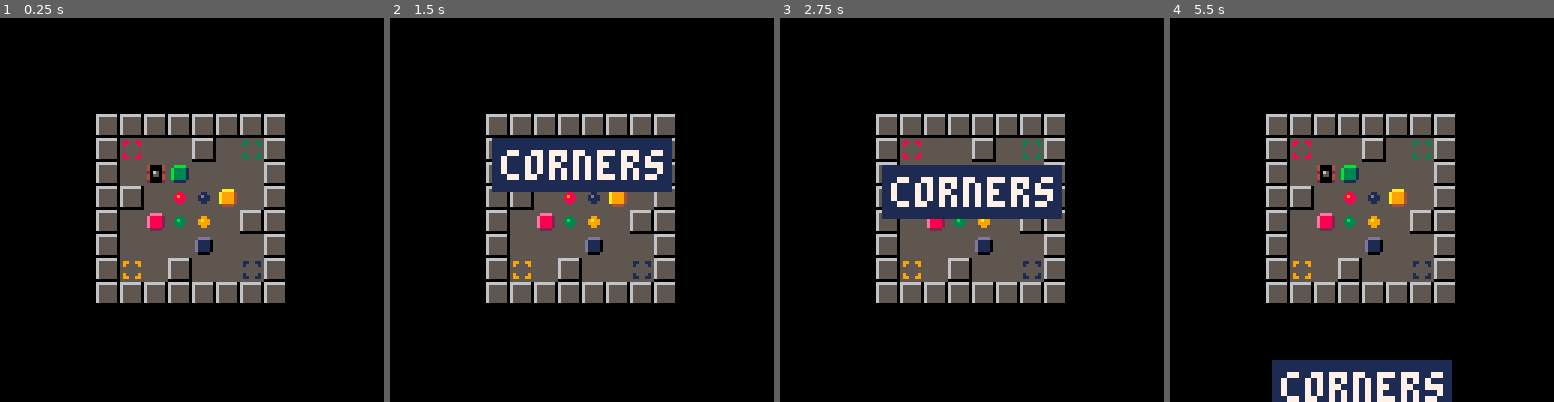
Above: before the commit, frames 1-4 (left to right).
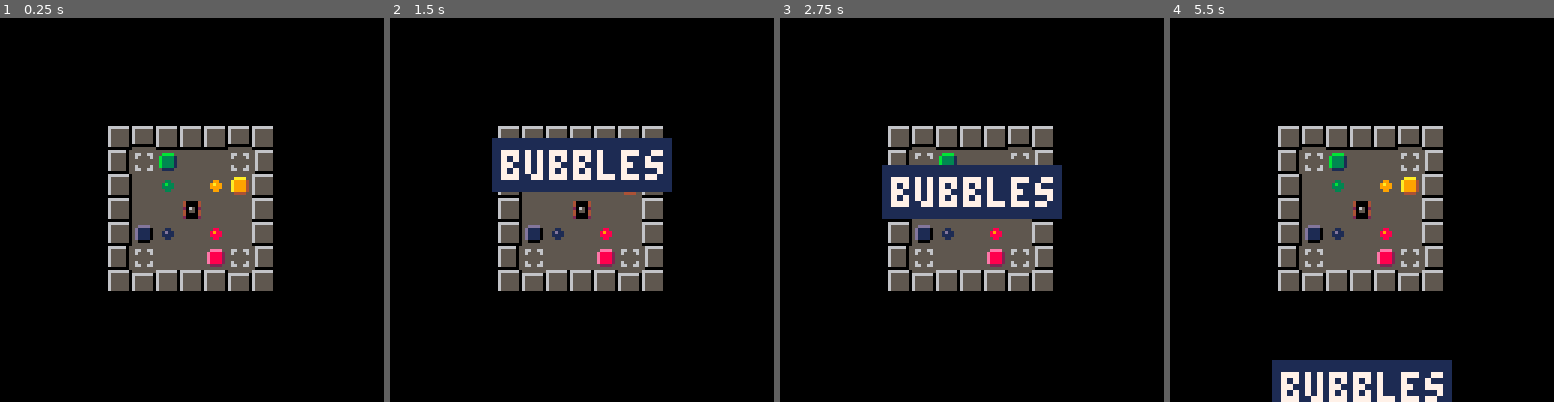
Above: after the commit, the same moments.

Repository: erwinbonsma/SokoBubbleP8
Game: PICO-8 cartridge sokububble.p8
The game is run twice, just before and just after one commit, with the same random seed, the same clock (stepped at 60 frames per second) and the same inputs.
Inputs:
- Up to frame 1 (0.25 s): no input
- Up to frame 2 (1.5 s): tap X (X key) at 1.07 s
- Up to frame 3 (2.75 s): hold Left 1.97-2.37 s; tap X (X key) at 2.07, 2.4, 2.73 s; hold Down from 2.42 s (still down)
- Up to frame 4 (5.5 s): release Down at 2.82 s; hold Right 2.87-3.53 s; tap X (X key) every 0.33 s from 3.07 to 5.4 s; hold Up 3.58-4.08 s; hold Right 4.13-4.53 s; hold Down 4.58-5.08 s; hold Left from 5.13 s (still down)

The runs differ from the first frame. In frame 1, 13% of the frame differs, in the area x 25-75%, y 25-75%; in frame 2, 11%; in frame 3, 11%; in frame 4, 14%, in the area x 25-75%, y 25-100%.

Commit message:
Add continuous wall sprites

Diff:
--- a/sokububble.p8
+++ b/sokububble.p8
@@ -7,23 +7,23 @@
  ini_bubble=0
 },{
  name="targets",
- mapdef={27,0,7,7},
+ mapdef={16,0,7,7},
  ini_bubble=0
 },{
  name="remove",
+ mapdef={0,8,8,8},
+ ini_bubble=0
+},{
+ name="hidden",
  mapdef={0,0,8,8},
  ini_bubble=0
 },{
- name="hidden",
- mapdef={7,0,8,8},
- ini_bubble=0
-},{
  name="corners",
- mapdef={14,0,8,8},
+ mapdef={8,0,8,8},
  ini_bubble=0
 },{
  name="tiny",
- mapdef={33,0,7,7},
+ mapdef={34,0,7,7},
  ini_bubble=0
 }}
 
@@ -632,9 +632,10 @@
 
 function level:wall_size(x,y)
  local si=self:_sprite(x,y)
- if si==48 then
+ local row=si\16
+ if row==3 then
   return 8
- elseif si>=49 and si<=53 then
+ elseif row==2 and si>36 then
   return 6
  else
   return 0
@@ -802,7 +803,7 @@
 end
 
 function _init()
- start_level(5)
+ start_level(1)
 end
 
 function _draw()
@@ -845,22 +846,22 @@
 04111140021111200411114001111120011111400000000000000000000000000000000000000000000000000000000000000000000000000000000000000000
 02111120041111400411114000111400001142000000000000000000000000000000000000000000000000000000000000000000000000000000000000000000
 00000000000000000000000000004000000400000000000000000000000000000000000000000000000000000000000000000000000000000000000000000000
-00000000000000000000000000040000000040000000000000000000000000000000000000000000000000000000000000000000000000000000000000000000
-04424420042442400244244000114200001114000000000000000000000000000000000000000000000000000000000000000000000000000000000000000000
-01111110011111100111111001111140011111200000000000000000000000000000000000000000000000000000000000000000000000000000000000000000
-01165110011651100116511001165114411651400000000000000000000000000000000000000000000000000000000000000000000000000000000000000000
-01155110011551100115511041155110041551140000000000000000000000000000000000000000000000000000000000000000000000000000000000000000
-01111110011111100111111004111110021111100000000000000000000000000000000000000000000000000000000000000000000000000000000000000000
-04424420042442400244244000241100004111000000000000000000000000000000000000000000000000000000000000000000000000000000000000000000
-00000000000000000000000000004000000400000000000000000000000000000000000000000000000000000000000000000000000000000000000000000000
-6666666f00000000666666f0000000000666666f6666666f00000000000000000000000000000000000000000000000000000000000000000000000000000000
-6555555f00999900655555f06666666f0655555f6555555f00000000000000000000000000000000000000000000000000000000000000000000000000000000
-6555555f09444420655555f06555555f0655555f6555555f00000000000000000000000000000000000000000000000000000000000000000000000000000000
-6555555f09444420655555f06555555f0655555f6555555f00000000000000000000000000000000000000000000000000000000000000000000000000000000
-6555555f09444420655555f06555555f0655555f6555555f00000000000000000000000000000000000000000000000000000000000000000000000000000000
-6555555f09444420655555f06555555f0655555f6555555f00000000000000000000000000000000000000000000000000000000000000000000000000000000
-6555555f00222200655555f06555555f0655555fffffffff00000000000000000000000000000000000000000000000000000000000000000000000000000000
-ffffffff00000000fffffff0ffffffff0fffffff0000000000000000000000000000000000000000000000000000000000000000000000000000000000000000
+000000000000000000000000000400000000400000000000666666f0000000000666666f6666666f000000000000000000000000000000000000000000000000
+044244200424424002442440001142000011140000999900655555f06666666f0655555f6555555f000000000000000000000000000000000000000000000000
+011111100111111001111110011111400111112009444420655555f06555555f0655555f6555555f000000000000000000000000000000000000000000000000
+011651100116511001165110011651144116514009444420655555f06555555f0655555f6555555f000000000000000000000000000000000000000000000000
+011551100115511001155110411551100415511409444420655555f06555555f0655555f6555555f000000000000000000000000000000000000000000000000
+011111100111111001111110041111100211111009444420655555f06555555f0655555f6555555f000000000000000000000000000000000000000000000000
+044244200424424002442440002411000041110000222200655555f06555555f0655555fffffffff000000000000000000000000000000000000000000000000
+000000000000000000000000000040000004000000000000fffffff0ffffffff0fffffff00000000000000000000000000000000000000000000000000000000
+6666666f666666666666666f6555555f6555555f6555555f666666666666666f6666666f6555555f66666666666666666555555f6555555f6555555f00000000
+6555555f655555555555555f655555555555555f6555555f555555556555555f5555555f6555555f65555555555555555555555f555555556555555500000000
+6555555f655555555555555f655555555555555f6555555f555555556555555f5555555f6555555f65555555555555555555555f555555556555555500000000
+6555555f655555555555555f655555555555555f6555555f555555556555555f5555555f6555555f65555555555555555555555f555555556555555500000000
+6555555f655555555555555f655555555555555f6555555f555555556555555f5555555f6555555f65555555555555555555555f555555556555555500000000
+6555555f655555555555555f655555555555555f6555555f555555556555555f5555555f6555555f65555555555555555555555f555555556555555500000000
+6555555f655555555555555f655555555555555f6555555f555555556555555f5555555f6555555f65555555555555555555555f555555556555555500000000
+ffffffff6555555ff555555fffffffffffffffff6555555fffffffff6555555ffffffffffffffffffffffffff555555ff555555fffffffff6555555f00000000
 00000000000000000000000000000000000000000000000000000000000000000000000000000000000000000000000000000000000000009990099900000000
 00aaaa00099999900999999009999990099999900990099000000000044004400660066009900990088008800330033001100110066006609990099900999900
 0a999940090000900900009009000090090000900900009000099000040990400609906009099090080990800309903001099010060000609900009909444420
@@ -894,20 +895,28 @@
 00ffff00011111100111111001111110011111100110011000000000044004400660066009900990088008800330033001100110444004441110011100000000
 00000000000000000000000000000000000000000000000000000000000000000000000000000000000000000000000000000000444004441110011100000000
 __gff__
-0000000000000000000000000000000001010100000000000000000000000000010101000000000000000000000000000202020202020000000000000000000004141414140810181818181818080802041414141408101818181818180808000414141414081018181818181808080004141414140810181818181818080800
+0000000000000000000000000000000001010100000000000000000000000000010101000002020202020000000000000202020202020202020202020202020004141414140810181818181818080802041414141408101818181818180808000414141414081018181818181808080004141414140810181818181818080800
 0000000000000000000000000000000000000000000000000000000000000000000000000000000000000000000000000000000000000000000000000000000000000000000000000000000000000000000000000000000000000000000000000000000000000000000000000000000000000000000000000000000000000000
 __map__
-3030303030303030303030303030303030303030303000000000003030303030303030303030303000303530303035300000000000000000000000000000000000000000000000000000000000000000000000000000000000000000000000000000000000000000000000000000000000000000000000000000000000000000
-3010750000000030100000000000305500003000653000000000003066000055463010000000003000324d6000004d340000000000000000000000000000000000000000000000000000000000000000000000000000000000000000000000000000000000000000000000000000000000000000000000000000000000000000
-3000400000504530000000000000300010600000003000000000003045600040003000600040003000300066004640300000000000000000000000000000000000000000000000000000000000000000000000000000000000000000000000000000000000000000000000000000000000000000000000000000000000000000
-3000006676000030000050006031303000567640003000000000003000001000003000506600563000300000100000300000000000000000000000000000000000000000000000000000000000000000000000000000000000000000000000000000000000000000000000000000000000000000000000000000000000000000
-300000564600003000006000000030005066460030300000000000300070005065300070004d4d3400307076005600300000000000000000000000000000000000000000000000000000000000000000000000000000000000000000000000000000000000000000000000000000000000000000000000000000000000000000
-306570000060003000005300655530000000700000300000000000307675000056300000764d483400324d0000504d340000000000000000000000000000000000000000000000000000000000000000000000000000000000000000000000000000000000000000000000000000000000000000000000000000000000000000
-3000000000550030560031005565304500300000753000000000003030303030303030303033333000303330303033300000000000000000000000000000000000000000000000000000000000000000000000000000000000000000000000000000000000000000000000000000000000000000000000000000000000000000
-3030303030303030303030303030303030303030303000000000000000000000000000000000000000000000000000000000000000000000000000000000000000000000000000000000000000000000000000000000000000000000000000000000000000000000000000000000000000000000000000000000000000000000
-…(6 lines of a section not shown)…
+3136363636363632313636363b36363231363636363632000000003030303030303030303030303030302930303029300000000000000000000000000000000000000000000000000000000000000000000000000000000000000000000000000000000000000000000000000000000000000000000000000000000000000000
+3510000000000035355500003900653535660000554635000000003066000055463030100000000030264d6000004d280000000000000000000000000000000000000000000000000000000000000000000000000000000000000000000000000000000000000000000000000000000000000000000000000000000000000000
+3500000000000035350010600000003535456000400035000000003045600040003030006000400030300066004640300000000000000000000000000000000000000000000000000000000000000000000000000000000000000000000000000000000000000000000000000000000000000000000000000000000000000000
+35000050006025353e3800567640003535000010000035000000003000001000003030005066005630300000100000300000000000000000000000000000000000000000000000000000000000000000000000000000000000000000000000000000000000000000000000000000000000000000000000000000000000000000
+35000060000000353500506646003a3c350070005065350000000030007000506530300070004d4d28307076005600300000000000000000000000000000000000000000000000000000000000000000000000000000000000000000000000000000000000000000000000000000000000000000000000000000000000000000
+35000053006555353500000070000035357675000056350000000030767500005630300000764d4828264d0000504d280000000000000000000000000000000000000000000000000000000000000000000000000000000000000000000000000000000000000000000000000000000000000000000000000000000000000000
+3556002500556535354500370000753533363636363634000000003030303030303030303030272730302730303027300000000000000000000000000000000000000000000000000000000000000000000000000000000000000000000000000000000000000000000000000000000000000000000000000000000000000000
+33363636363636343336363d3636363400000000000000000000000000000000000000000000000000000000000000000000000000000000000000000000000000000000000000000000000000000000000000000000000000000000000000000000000000000000000000000000000000000000000000000000000000000000
+3136363636363632000000000000000000000000000000000000000000000000000000000000000000000000000000000000000000000000000000000000000000000000000000000000000000000000000000000000000000000000000000000000000000000000000000000000000000000000000000000000000000000000
+3510750000000035000000000000000000000000000000000000000000000000000000000000000000000000000000000000000000000000000000000000000000000000000000000000000000000000000000000000000000000000000000000000000000000000000000000000000000000000000000000000000000000000
+3500400000504535000000000000000000000000000000000000000000000000000000000000000000000000000000000000000000000000000000000000000000000000000000000000000000000000000000000000000000000000000000000000000000000000000000000000000000000000000000000000000000000000
+3500006676000035000000000000000000000000000000000000000000000000000000000000000000000000000000000000000000000000000000000000000000000000000000000000000000000000000000000000000000000000000000000000000000000000000000000000000000000000000000000000000000000000
+3500005646000035000000000000000000000000000000000000000000000000000000000000000000000000000000000000000000000000000000000000000000000000000000000000000000000000000000000000000000000000000000000000000000000000000000000000000000000000000000000000000000000000
+3565700000600035000000000000000000000000000000000000000000000000000000000000000000000000000000000000000000000000000000000000000000000000000000000000000000000000000000000000000000000000000000000000000000000000000000000000000000000000000000000000000000000000
+3500000000550035000000000000000000000000000000000000000000000000000000000000000000000000000000000000000000000000000000000000000000000000000000000000000000000000000000000000000000000000000000000000000000000000000000000000000000000000000000000000000000000000
+3336363636363634000000000000000000000000000000000000000000000000000000000000000000000000000000000000000000000000000000000000000000000000000000000000000000000000000000000000000000000000000000000000000000000000000000000000000000000000000000000000000000000000
+…(6 lines of a section not shown)…
